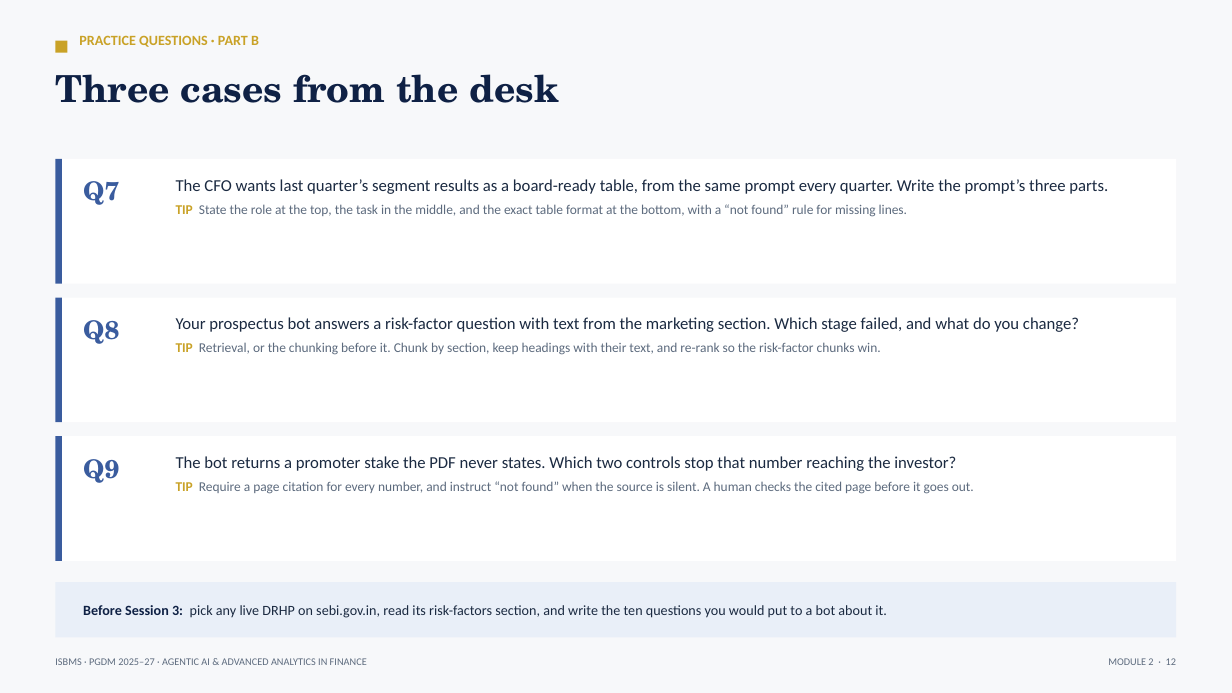
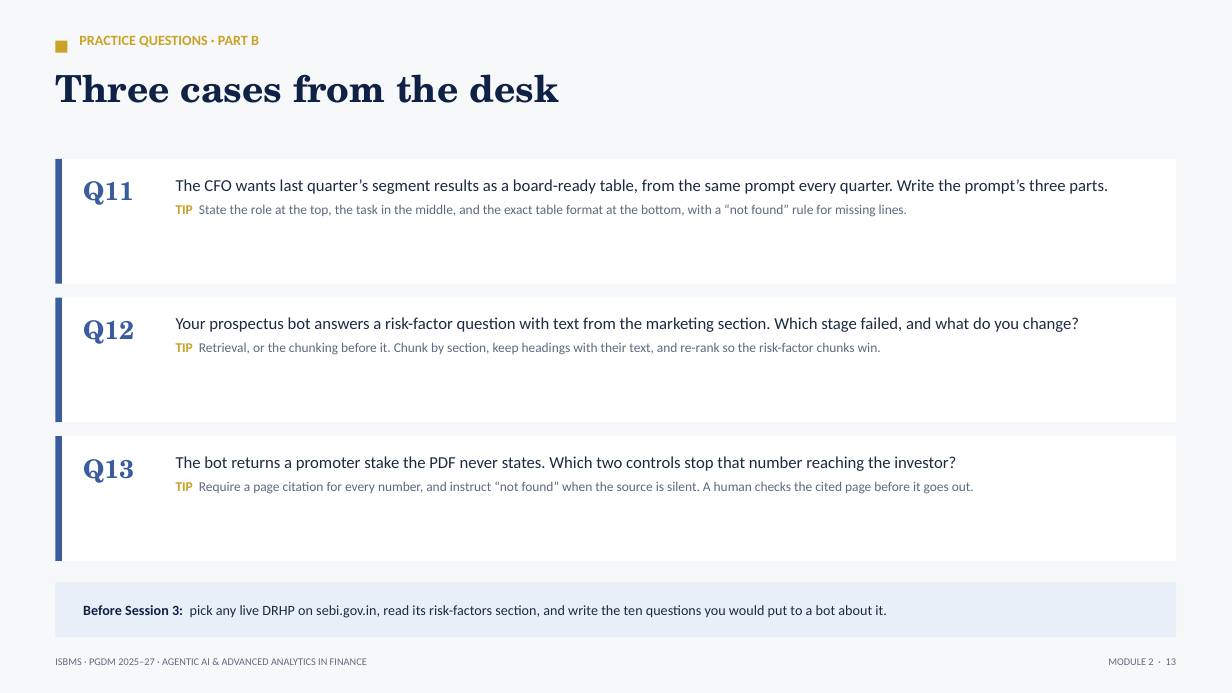
Before and after one commit to tejasgjadhav/AIFINANCE, a slide deck: slide 13 of slides/Module-02-Prompt-Engineering-and-RAG.pptx (slide 12 before the commit). Drawn at 1232x693 pixels with LibreOffice and Linux fonts; fonts in the diff are those of the drawing. Boxes give left, top, right and bottom in pixels: in the first picture for what was removed or moved away, otherwise in the second. Text is boxed around its words. In the diff, an @@ line names an element or a change of style, - is before the commit and + after.

```diff
--- a/slides/Module-02-Prompt-Engineering-and-RAG.pptx
+++ b/slides/Module-02-Prompt-Engineering-and-RAG.pptx
@@ text at [83, 181, 134, 205]: text changed @@
-Q7
+Q11
@@ text at [83, 320, 134, 344]: text changed @@
-Q8
+Q12
@@ text at [83, 459, 134, 483]: text changed @@
-Q9
+Q13
```
Also in this commit, not shown: 1 other slide changed, 1 slide added, 3 other files.
